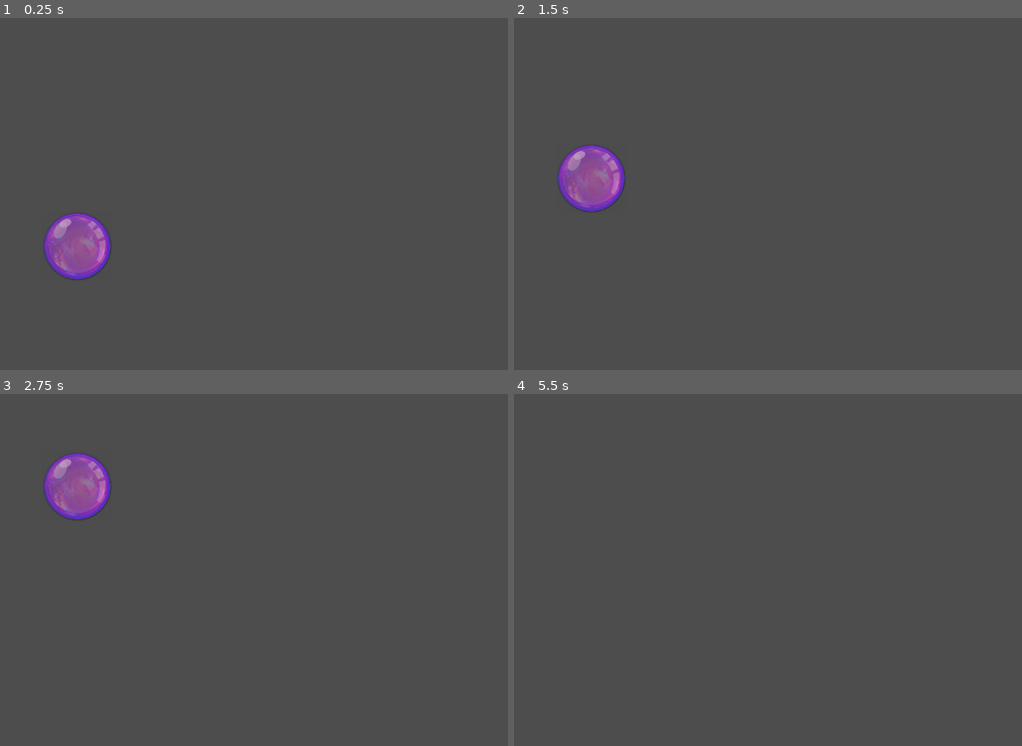
Above: before the commit, frames 1-4 (two rows, left to right).
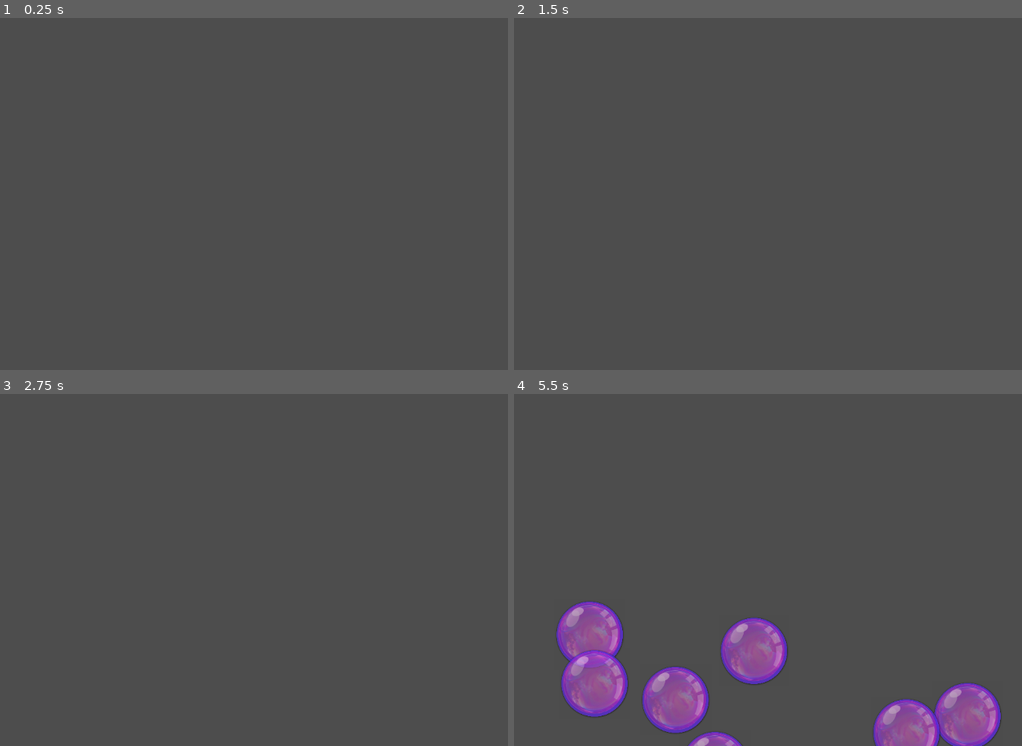
Above: after the commit, the same moments.

Repository: iluvsugargliders/bubble-pop
Game: Godot game, scene res://Main/Main.tscn
Same seed, same stepped clock (60 frames per second), same inputs: the game is played once before the commit and once after it.
Inputs:
- Up to frame 1 (0.25 s): no input
- Up to frame 2 (1.5 s): no input
- Up to frame 3 (2.75 s): no input
- Up to frame 4 (5.5 s): no input

The runs differ from the first frame. In frame 1, 2.0% of the frame differs, in the area x 8-22%, y 55-75%; in frame 2, 2.0%; in frame 3, 2.0%; in frame 4, 11%, in the area x 8-96%, y 59-100%.

Commit message:
Multiple Bubbles

Diff:
--- a/Code/Main/Main.gd
+++ b/Code/Main/Main.gd
@@ -2,11 +2,19 @@
 class_name Main
 
 const BUBBLE = preload("res://Bubble/Bubble.tscn")
+@onready var timer: Timer = $Timer
+
+
+
+func _ready() -> void:
+	timer.timeout.connect(OnTimedOut)
+	timer.wait_time = 0.3
+
+func OnTimedOut():
+	SpawnBubble()
+
 
 func SpawnBubble():
 	var bubble_instance = BUBBLE.instantiate()
-	bubble_instance.position = Vector2(100, 200)
+	bubble_instance.position = Vector2(randf_range(0, get_viewport().size.x), get_viewport().size.y)
 	add_child(bubble_instance)
-
-func _ready() -> void:
-	SpawnBubble()
--- a/Code/Main/Main.tscn
+++ b/Code/Main/Main.tscn
@@ -4,3 +4,6 @@
 
 [node name="Main" type="Node"]
 script = ExtResource("1_4iosu")
+
+[node name="Timer" type="Timer" parent="."]
+autostart = true
